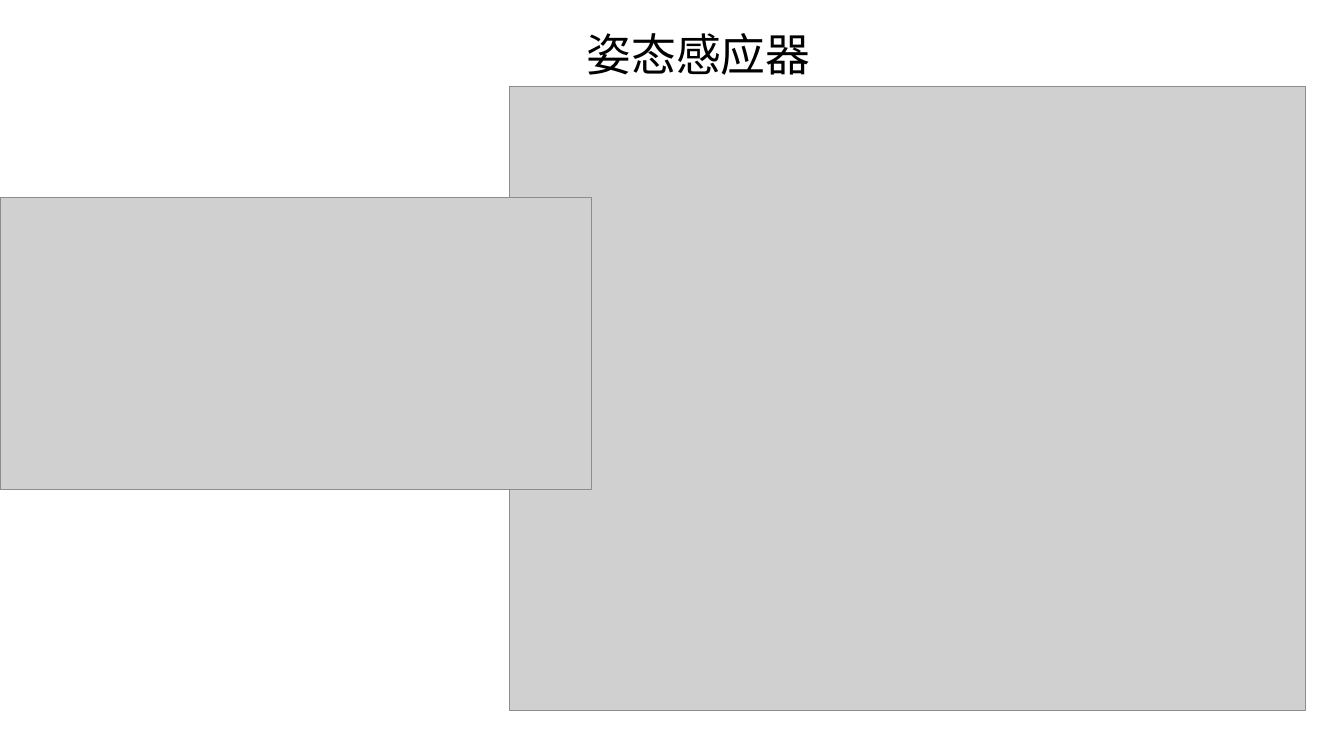
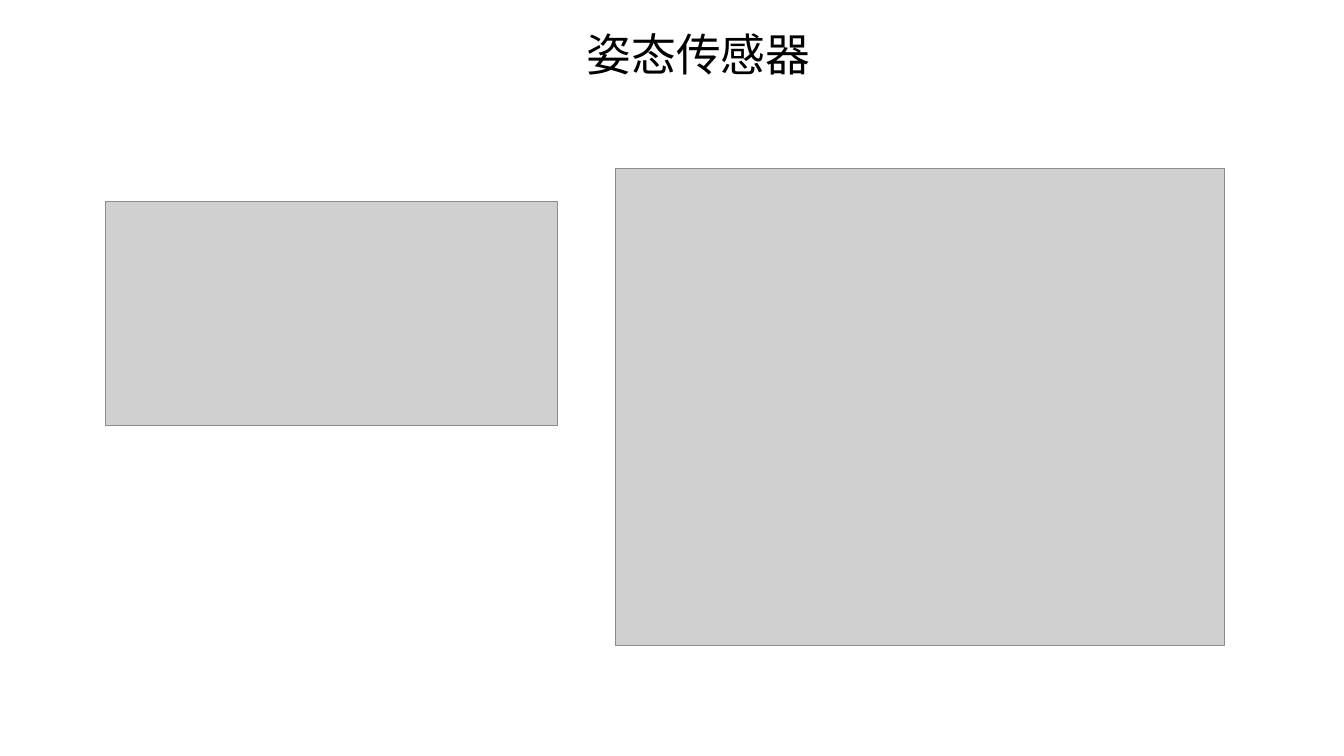
Before and after one commit to Dyzmj/Thesis-Catalog, a slide deck: slide 3 of 设备.pptx. Drawn at 1344x756 pixels with LibreOffice and Linux fonts; fonts in the diff are those of the drawing; grey boxes stand for pictures. Boxes give left, top, right and bottom in pixels: in the first picture for what was removed or moved away, otherwise in the second. Text is boxed around its words. In the diff, an @@ line names an element or a change of style, - is before the commit and + after.

```diff
--- a/设备.pptx
+++ b/设备.pptx
@@ text at bbox=[586, 33, 810, 75]: text changed @@
-姿态感应器
+姿态传感器
@@ picture: place and size @@
-picture at bbox=[510, 87, 1307, 711]
+picture at bbox=[616, 169, 1225, 646]
@@ picture: place and size @@
-picture at bbox=[0, 198, 592, 490]
+picture at bbox=[106, 202, 559, 425]
```
Also in this commit, not shown: 12 other files.
